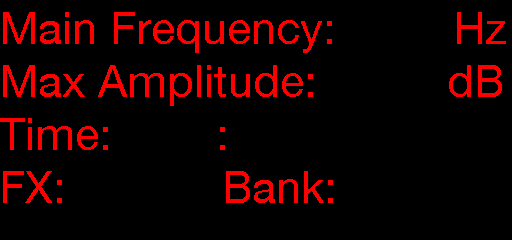
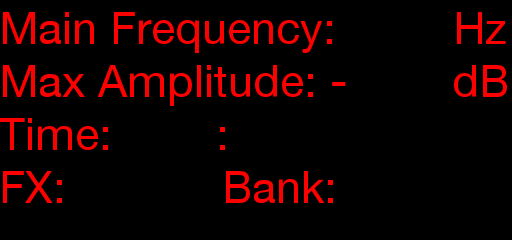
Layer changes from the first 512 × 240 image to the second:
painted on "Main Frequency: Hz ..." over (7, 12, 507, 203)
